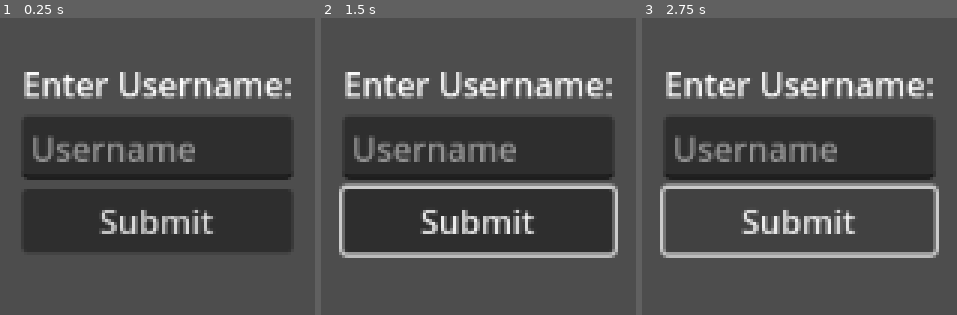
Above: before the commit, frames 1-3 (left to right).
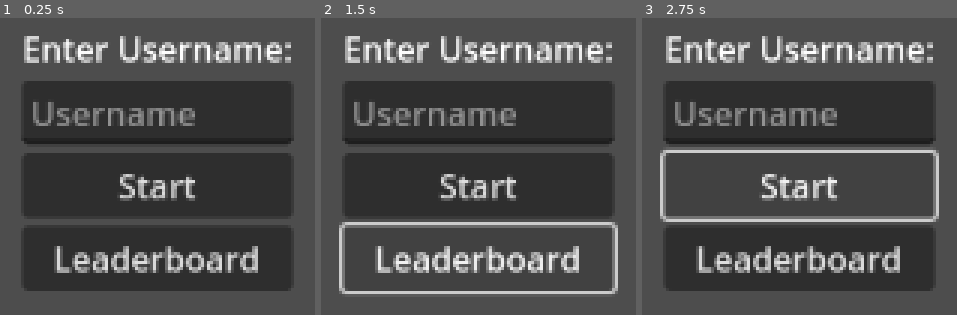
Above: after the commit, the same moments.

Repository: pvellacott/Godot-Online-Leaderboard
Game: Godot game, scene res://Gamemanager.tscn
Same seed, same stepped clock (60 frames per second), same inputs: the game is played once before the commit and once after it.
Inputs (mouse positions are in pixels of both pictures, inside the frame that each line leads up to):
- Up to frame 1 (0.25 s): no input
- Up to frame 2 (1.5 s): click "Submit" (after the commit: "Start") at 0.5 s; click (478, 258) at 1.25 s, where only the run after the commit has a clickable "Leaderboard"
- Up to frame 3 (2.75 s): click "Submit" (after the commit: "Start") at 2 s

The runs differ from the first frame. In frame 1, 34% of the frame differs, in the area x 7-93%, y 6-92%; in frame 2, 30%; in frame 3, 36%, in the area x 5-95%, y 6-92%.
Error after the commit: Parse Error: Preload file "res://config/api_config.gd" does not exist. (res://gamemanager.gd:9)

Commit message:
can now get the leaderboard scores

Diff:
--- a/Gamemanager.tscn
+++ b/Gamemanager.tscn
@@ -1,8 +1,9 @@
-[gd_scene load_steps=4 format=3 uid="uid://bk5w02kbc82od"]
+[gd_scene load_steps=5 format=3 uid="uid://bk5w02kbc82od"]
 
 [ext_resource type="Script" uid="uid://q4rnoiemodiw" path="res://gamemanager.gd" id="1_f5wh3"]
 [ext_resource type="PackedScene" uid="uid://u724ytsb31qe" path="res://login_screen.tscn" id="2_48ao5"]
 [ext_resource type="PackedScene" uid="uid://rtjbqje2bdoa" path="res://action_screen.tscn" id="3_6fpyd"]
+[ext_resource type="PackedScene" uid="uid://dhj0tisdfdl26" path="res://leaderboard.tscn" id="4_48ao5"]
 
 [node name="Master" type="Node"]
 script = ExtResource("1_f5wh3")
@@ -12,10 +13,24 @@
 [node name="ActionScreen" parent="." instance=ExtResource("3_6fpyd")]
 visible = false
 
+[node name="Leaderboard" parent="." instance=ExtResource("4_48ao5")]
+visible = false
+anchors_preset = 0
+anchor_right = 0.0
+anchor_bottom = 0.0
+offset_left = 557.0
+offset_top = 313.0
+offset_right = 597.0
+offset_bottom = 353.0
+grow_horizontal = 1
+grow_vertical = 1
+
 [node name="HTTPRequest" type="HTTPRequest" parent="."]
 
+[connection signal="lbutton" from="LoginScreen" to="." method="_on_login_screen_lbutton"]
 [connection signal="submitted" from="LoginScreen" to="." method="_on_login_screen_submitted"]
 [connection signal="submitted" from="LoginScreen" to="ActionScreen" method="_on_login_screen_submitted"]
 [connection signal="done_pressed" from="ActionScreen" to="." method="_on_action_screen_done_pressed"]
 [connection signal="done_pressed" from="ActionScreen" to="LoginScreen" method="_on_action_screen_done_pressed"]
+[connection signal="back_pressed" from="Leaderboard" to="." method="_on_leaderboard_back_pressed"]
 [connection signal="request_completed" from="HTTPRequest" to="." method="_on_http_request_request_completed"]
--- a/action_screen.gd
+++ b/action_screen.gd
@@ -1,7 +1,7 @@
 class_name ActionScreen
 extends Control
 
-signal done_pressed(final_count: int)
+signal done_pressed(score: int)
 
 var counter: int = 0
 
@@ -16,7 +16,7 @@
 
 func _on_login_screen_submitted(username: Variant) -> void:
 	welcome_label.text = "Welcome, " + username + "!"
-	pass # Replace with function body.
+	pass
 
 func _on_action_pressed():
 	counter += 1
--- a/gamemanager.gd
+++ b/gamemanager.gd
@@ -2,28 +2,69 @@
 
 @onready var login_screen = $LoginScreen
 @onready var action_screen = $ActionScreen
+@onready var leaderboard_screen = $Leaderboard
 @onready var http = $HTTPRequest
 
 
+const API_CONFIG = preload("res://config/api_config.gd")
+
 
 func _ready():
-	# Ensure the action screen is hidden at the start
 	action_screen.hide()
 	login_screen.show()
+	print("API URL is: ", API_CONFIG.API_URL)
 
 # Scene Management
-func _on_login_screen_submitted(username: Variant) -> void:
-	print("Username entered: ", username) # Optional: Log the username
+func _on_login_screen_submitted(username: Variant):
+	print("Username entered: ", username)
 	login_screen.hide()
 	action_screen.show()
+	return username
+
+func _on_action_screen_done_pressed(score: int):
+	print("this is the final number ", score)
+	action_screen.hide()
+	login_screen.show()
+	return score
+
+
+func _on_login_screen_lbutton() -> void:
+	login_screen.hide()
+	leaderboard_screen.show()
 	pass
 
-func _on_action_screen_done_pressed(counter: int) -> void:
-	print("this is the final number ", counter)
-	action_screen.hide()
+func _on_leaderboard_back_pressed() -> void:
+	leaderboard_screen.hide()
 	login_screen.show()
 	pass
 
 
+
+# Network gobaligook
+func submit_score(username: String, score: int):
+	var url = API_CONFIG.API_URL
+	var body = {
+		"username": username,
+		"score": score
+	}
+	var json_body = JSON.stringify(body)
+
+	var headers = ["Content-Type: application/json"]
+
+	$HTTPRequest.request(
+		url,
+		headers,
+		true,
+		HTTPClient.METHOD_POST,
+		json_body
+	)
+
+
+
 func _on_http_request_request_completed(result: int, response_code: int, headers: PackedStringArray, body: PackedByteArray) -> void:
-	pass # Replace with function body.
+	var response_text = body.get_string_from_utf8()
+	if response_code == 200:
+		print("Worked! Pog!: ", response_text)
+	else:
+		print("Submission failed: ", response_code)
+	pass
--- /dev/null
+++ b/leaderboard.gd
@@ -0,0 +1,57 @@
+extends Control
+
+signal back_pressed
+
+@onready var score_list: ItemList = $VBoxContainer/ScoreList
+@onready var refresh_button: Button = $VBoxContainer/HBoxContainer/RefreshButton
+@onready var back_button: Button = $VBoxContainer/HBoxContainer/BackButton
+@onready var http_request: HTTPRequest = $HTTPRequest
+
+
+const API_CONFIG = preload("res://config/api_config.gd")
+
+
+func _ready():
+	refresh_button.pressed.connect(fetch_scores)
+	back_button.pressed.connect(_on_back_pressed)
+	http_request.request_completed.connect(_on_http_request_request_completed)
+	fetch_scores()
+
+func fetch_scores():
+	score_list.clear()
+	score_list.add_item("Loading scores...")
+
+	var error = http_request.request(API_CONFIG.API_URL)
+	if error != OK:
+		print("An error occurred in HTTP request: ", error)
+		score_list.clear()
+		score_list.add_item("Error fetching scores.")
+
+func _on_http_request_request_completed(result: int, response_code: int, headers: PackedStringArray, body: PackedByteArray) -> void:
+	score_list.clear()
+
+	if response_code == 200:
+		var json_data = JSON.parse_string(body.get_string_from_utf8())
+		if typeof(json_data) == TYPE_DICTIONARY and json_data.has("topScores"):
+			var scores_array = json_data.topScores
+			update_leaderboard(scores_array)
+		else:
+			print("Error parsing JSON or unexpected format: ", json_data)
+			score_list.add_item("Error parsing scores data.")
+	else:
+		print("Failed to fetch scores: ", response_code)
+		var response_body = body.get_string_from_utf8()
+		print("Response body: ", response_body)
+		score_list.add_item("Failed to load scores: " % response_code)
+
+func update_leaderboard(scores: Array):
+	scores.sort_custom(func(a, b): return a.score > b.score)
+
+	for item in scores:
+		if item.has("username") and item.has("score"):
+			score_list.add_item("%s: %d" % [item.username, item.score])
+		else:
+			print("Skipping invalid score entry: ", item)
+
+func _on_back_pressed():
+	back_pressed.emit()
--- /dev/null
+++ b/leaderboard.tscn
@@ -0,0 +1,51 @@
+[gd_scene load_steps=2 format=3 uid="uid://dhj0tisdfdl26"]
+
+[ext_resource type="Script" uid="uid://cgm8y6e7capwh" path="res://leaderboard.gd" id="1_lbv8h"]
+
+[node name="Leaderboard" type="Control"]
+layout_mode = 3
+anchors_preset = 15
+anchor_right = 1.0
+anchor_bottom = 1.0
+grow_horizontal = 2
+grow_vertical = 2
+script = ExtResource("1_lbv8h")
+metadata/_custom_type_script = "uid://ejuac7mx5e7s"
+
+[node name="VBoxContainer" type="VBoxContainer" parent="."]
+layout_mode = 1
+anchors_preset = 8
+anchor_left = 0.5
+anchor_top = 0.5
+anchor_right = 0.5
+anchor_bottom = 0.5
+offset_left = -150.0
+offset_top = -100.0
+offset_right = 150.0
+offset_bottom = 100.0
+grow_horizontal = 2
+grow_vertical = 2
+
+[node name="TitleLabel" type="Label" parent="VBoxContainer"]
+layout_mode = 2
+text = "Leaderboard"
+horizontal_alignment = 1
+
+[node name="ScoreList" type="ItemList" parent="VBoxContainer"]
+layout_mode = 2
+size_flags_vertical = 3
+wraparound_items = false
+
+[node name="HBoxContainer" type="HBoxContainer" parent="VBoxContainer"]
+layout_mode = 2
+alignment = 1
+
+[node name="RefreshButton" type="Button" parent="VBoxContainer/HBoxContainer"]
+layout_mode = 2
+text = "Refresh"
+
+[node name="BackButton" type="Button" parent="VBoxContainer/HBoxContainer"]
+layout_mode = 2
+text = "Back"
+
+[node name="HTTPRequest" type="HTTPRequest" parent="."]
--- a/login_screen.gd
+++ b/login_screen.gd
@@ -2,13 +2,16 @@
 extends Control
 
 signal submitted(username)
+signal lbutton
 
 @onready var username_input = $CenterContainer/VBoxContainer/UsernameInput
 @onready var submit_button = $CenterContainer/VBoxContainer/SubmitButton
-
+@onready var leaderboard_button = $CenterContainer/VBoxContainer/LeaderboardButton
 
 func _ready():
+
 	submit_button.pressed.connect(_on_submit_pressed)
+	leaderboard_button.pressed.connect(_on_leaderboard_pressed)
 
 func _on_submit_pressed():
 	var username = username_input.text
@@ -18,6 +21,10 @@
 	submitted.emit(username)
 
 # Clears Username
-func _on_action_screen_done_pressed(counter: int) -> void:
+func _on_action_screen_done_pressed(score: int) -> void:
 	username_input.clear()
 	pass
+
+func _on_leaderboard_pressed():
+	lbutton.emit()
+	pass
--- a/login_screen.tscn
+++ b/login_screen.tscn
@@ -32,4 +32,10 @@
 
 [node name="SubmitButton" type="Button" parent="CenterContainer/VBoxContainer"]
 layout_mode = 2
-text = "Submit"
+text = "Start
+"
+
+[node name="LeaderboardButton" type="Button" parent="CenterContainer/VBoxContainer"]
+layout_mode = 2
+text = "Leaderboard
+"
Not shown, added: leaderboard.gd.uid
Not shown, changed: .gitignore
